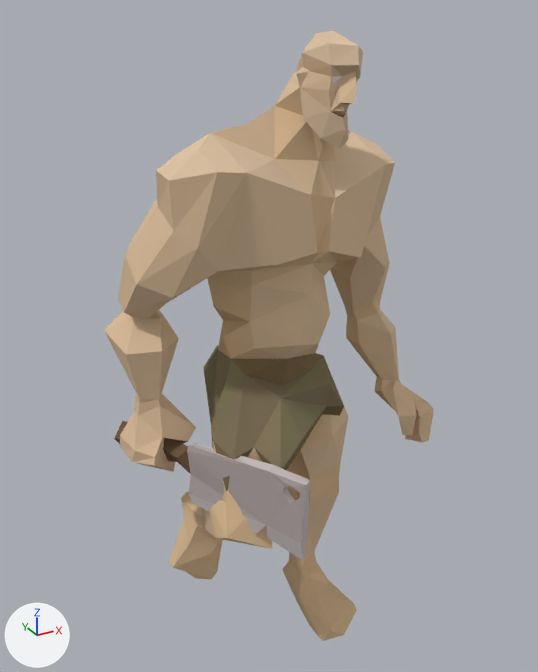
A saved change to the glTF model public/assets/enemies-gltf/hill_giant.gltf.
Rendered twice from a 50 mm lens placed at (-185.0, -327.0, 352.0), pointed at (-9.0, -8.0, 193.0). The lights are fixed; the arrows at lower left show +X, +Y and +Z. The older version comes first. Both versions are drawn at full value of the shape key 'target_32' of 'Mesh_0'; the numbers are the values there. Vertices at exactly the same position are counted once.

Before the edit, the objects in view are built like this:
```python
me_mesh_0 = bpy.data.meshes.new('Mesh_0')
me_mesh_0.from_pydata(...)  # 426 vertices, 850 faces; spans x -87.0..106.0, y -73.0..46.0, z 0.0..343.0
# faces by material slot: [849, 1]
me_mesh_0.materials.append(mat_material_0)  # picture img_image_0
me_mesh_0.materials.append(mat_material_1)  # picture img_image_0
ob_mesh_0 = bpy.data.objects.new('Mesh_0', me_mesh_0)
ob_mesh_0.location = (0.0, 0.0, 0.0)
```
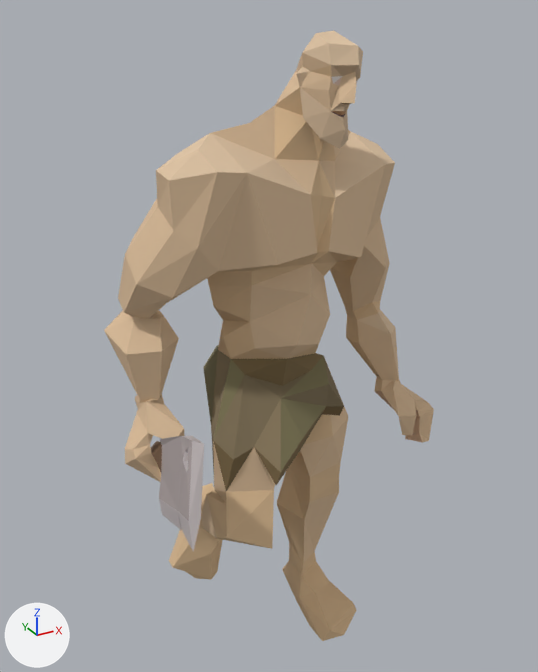
Where the change shows, as pixel boxes [x1, y1, x2, y2] in the pictures (538 x 672 px; the box of a moved part takes in the faces that stretch with it):
part 1 of me_mesh_0, moved or reshaped: before [114, 394, 310, 562]; after [125, 394, 204, 551]

The change, as a diff of the scene's bpy script:
```diff
--- a/public/assets/enemies-gltf/hill_giant.gltf.py
+++ b/public/assets/enemies-gltf/hill_giant.gltf.py
@@ me_mesh_0 @@
 # used by ob_mesh_0; location = (0.0, 0.0, 0.0)
-me_mesh_0.from_pydata(...)  # 426 vertices, 850 faces; spans x -87.0..106.0, y -73.0..46.0, z 0.0..343.0
+me_mesh_0.from_pydata(...)  # 426 vertices, 850 faces; spans x -94.0..106.0, y -98.0..40.0, z 0.0..343.0
+# me_mesh_0 part 1: 72 of 426 vertices moved; they spanned x -86.0..-20.0, y -73.0..46.0, z 97.0..160.0 and now span x -94.0..-59.0, y -98.0..29.0, z 110.0..188.0; mean shift (-23.0, -12.0, 17.0); largest move (-25.0, -73.0, 97.0) -> (-94.0, -98.0, 149.0)
 me_mesh_0.materials.append(mat_material_0)
```
